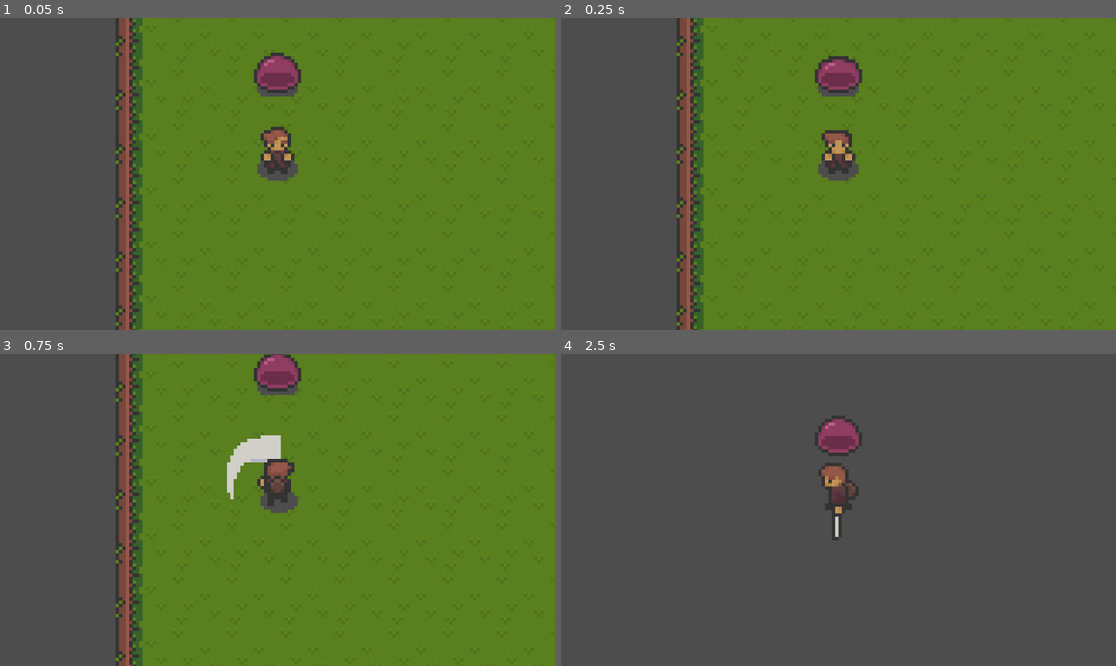
Above: before the commit, frames 1-4 (two rows, left to right).
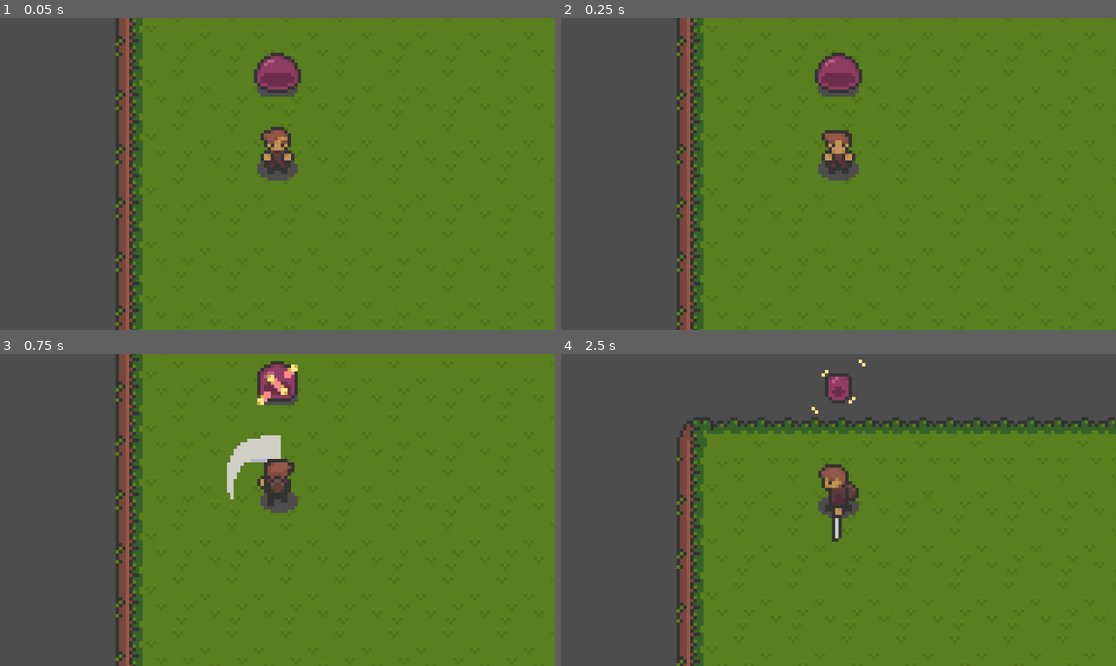
Above: after the commit, the same moments.

Repository: lilmax6969/small-seed_island-gd
Game: Godot game, scene res://scene/test.tscn
The game is run twice, just before and just after one commit, with the same random seed, the same clock (stepped at 60 frames per second) and the same inputs.
Inputs (mouse positions are in pixels of both pictures, inside the frame that each line leads up to):
- Up to frame 1 (0.05 s): no input
- Up to frame 2 (0.25 s): no input
- Up to frame 3 (0.75 s): move the mouse to (249, 572) at 0.52 s; hold W (up) from 0.53 s (still down); click (249, 572) at 0.6 s
- Up to frame 4 (2.5 s): move the mouse to (1005, 556) at 1.27 s; click (1005, 556) at 1.35 s; move the mouse to (672, 463) at 2.02 s; release W (up) at 2.03 s; hold A (left) from 2.03 s (still down); click (672, 463) at 2.1 s

Frame 1 is identical in both runs. In frame 2, 0.1% of the frame differs, in the area x 47-53%, y 11-17%; in frame 3, 1.1%; in frame 4, 62%, in the area x 20-100%, y 1-100%.

Commit message:
Debugging finished!!!!!

Diff:
--- a/scene/player.tscn
+++ b/scene/player.tscn
@@ -442,8 +442,7 @@
 radius = 4.02129
 
 [node name="Mini Ben" type="CharacterBody2D"]
-collision_layer = 4
-collision_mask = 16
+collision_layer = 0
 safe_margin = 0.5
 script = ExtResource("1_3lobu")
 
--- a/scene/slime.tscn
+++ b/scene/slime.tscn
@@ -1,10 +1,26 @@
-[gd_scene load_steps=12 format=3 uid="uid://ckdhsybdkqouj"]
+[gd_scene load_steps=16 format=3 uid="uid://ckdhsybdkqouj"]
 
 [ext_resource type="Script" path="res://scripts/slime.gd" id="1_bmng2"]
 [ext_resource type="Texture2D" uid="uid://csaqho64a60fw" path="res://assets/Enemies_Sprites/Pinkslime_Sprites/pinkslime_spritesheet.png" id="1_grdlc"]
 
 [sub_resource type="CircleShape2D" id="CircleShape2D_ro76f"]
 radius = 5.07098
+
+[sub_resource type="AtlasTexture" id="AtlasTexture_qumc6"]
+atlas = ExtResource("1_grdlc")
+region = Rect2(128, 0, 16, 16)
+
+[sub_resource type="AtlasTexture" id="AtlasTexture_n3dft"]
+atlas = ExtResource("1_grdlc")
+region = Rect2(144, 0, 16, 16)
+
+[sub_resource type="AtlasTexture" id="AtlasTexture_134nw"]
+atlas = ExtResource("1_grdlc")
+region = Rect2(160, 0, 16, 16)
+
+[sub_resource type="AtlasTexture" id="AtlasTexture_ijk6i"]
+atlas = ExtResource("1_grdlc")
+region = Rect2(176, 0, 16, 16)
 
 [sub_resource type="AtlasTexture" id="AtlasTexture_25ow1"]
 atlas = ExtResource("1_grdlc")
@@ -34,6 +50,23 @@
 animations = [{
 "frames": [{
 "duration": 1.0,
+"texture": SubResource("AtlasTexture_qumc6")
+}, {
+"duration": 1.0,
+"texture": SubResource("AtlasTexture_n3dft")
+}, {
+"duration": 1.0,
+"texture": SubResource("AtlasTexture_134nw")
+}, {
+"duration": 1.0,
+"texture": SubResource("AtlasTexture_ijk6i")
+}],
+"loop": false,
+"name": &"hit",
+"speed": 7.0
+}, {
+"frames": [{
+"duration": 1.0,
 "texture": SubResource("AtlasTexture_25ow1")
 }, {
 "duration": 1.0,
@@ -60,8 +93,7 @@
 radius = 5.24702
 
 [node name="CharacterBody2D" type="CharacterBody2D"]
-collision_layer = 16
-collision_mask = 4
+collision_layer = 0
 safe_margin = 1.0
 script = ExtResource("1_bmng2")
 
@@ -72,9 +104,10 @@
 [node name="Animator" type="AnimatedSprite2D" parent="."]
 position = Vector2(0.138257, -4.82172)
 sprite_frames = SubResource("SpriteFrames_v71j7")
-animation = &"idle"
+animation = &"hit"
 autoplay = "idle"
-frame_progress = 0.760441
+frame = 3
+frame_progress = 1.0
 
 [node name="Damage" type="Area2D" parent="."]
 
--- a/scripts/player.gd
+++ b/scripts/player.gd
@@ -148,9 +148,7 @@
 	var enemy = area.get_parent()
 	var att_direction: Vector2 = (global_position - enemy.global_position).normalized()
 
-	global_position += att_direction * 125
 	velocity = att_direction * enemy.attack_knockback
 
 	knockbacked = true
 	knockbacked_timer = KNOCKBACK_COOLDOWN
-	print(velocity,' ', knockbacked,' ', enemy.velocity)
--- a/scripts/slime.gd
+++ b/scripts/slime.gd
@@ -6,13 +6,12 @@
 
 @export var DECELERATION: float = 500.0
 @export var life: int = 5
-@export var knockback: int = 150
+@export var knockback: int = 125
 @export var attack_knockback: int = 150
 
 var attacked: bool
 
 func _physics_process(delta):
-	#print(life)
 	attacked = check_hit()
 	update_velocity(delta)
 	move_and_slide()
@@ -28,8 +27,8 @@
 		if area.name != "Sword": continue
 		var player: CharacterBody2D = area.get_parent()
 
-		if not attacked and player.attack: hitted(player)
-		return true
+		if not attacked: hitted(player)
+		if player.attack: return true
 
 	return false
 
@@ -38,3 +37,7 @@
 
 	var knockback_dir = (global_position - player.global_position).normalized()
 	velocity = knockback * knockback_dir
+
+	ANIMATOR.play("hit")
+	await ANIMATOR.animation_finished
+	ANIMATOR.play("idle")
